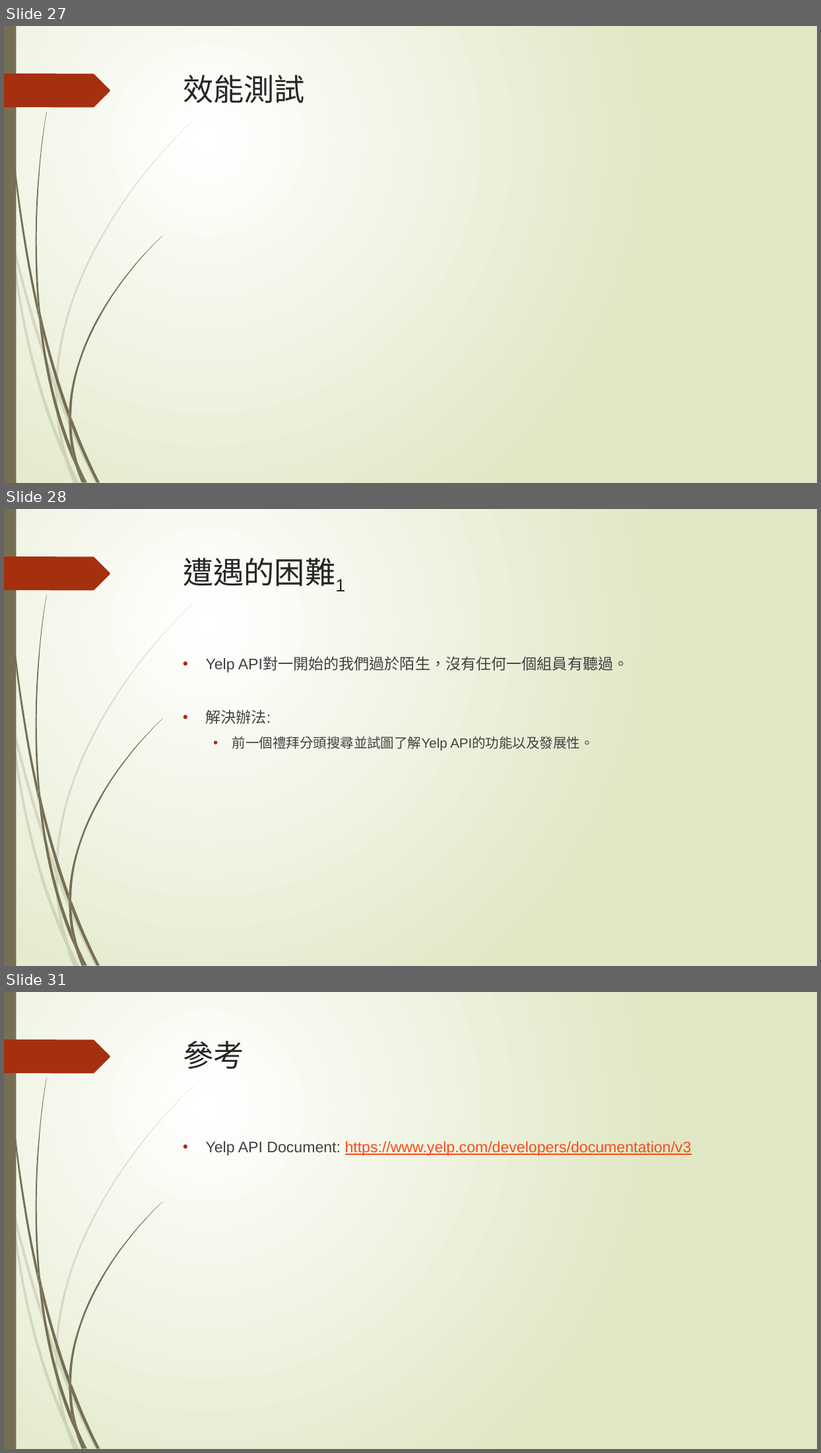
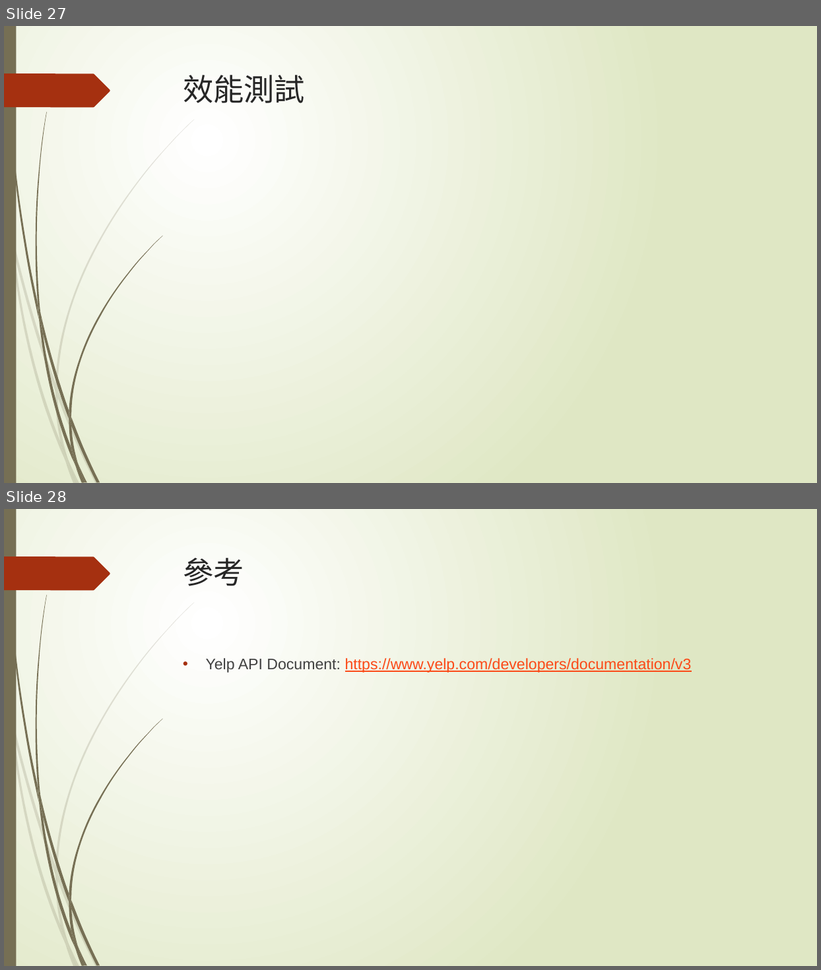
Before and after one commit to penut85420/WBSE_Project, a slide deck: 其他/YelpBlaBla.pptx. Shown one above the other, each under a label of ours: slides 27, 28 and 31 before the commit, slides 27 and 28 after it; the slides between them are not shown. The pictures are 821x1453 and 821x970 pixels, drawn with LibreOffice and Linux fonts; fonts in the diff are those of the drawing. Boxes give left, top, right and bottom in pixels: in the first picture for what was removed or moved away, otherwise in the second. Text is boxed around its words. In the diff, an @@ line names an element or a change of style, - is before the commit and + after.

```diff
--- a/其他/YelpBlaBla.pptx
+++ b/其他/YelpBlaBla.pptx
@@ slide 28 removed at box(4, 509, 817, 966), background gradient #FFFFFF to #DFE8C4; not listed: 24 template elements that a slide beside it also shows @@
@@ title removed at box(183, 558, 345, 591) @@
-遭遇的困難1
@@ text removed at box(206, 657, 629, 751) @@
-• Yelp API對一開始的我們過於陌生，沒有任何一個組員有聽過。
-• 解決辦法:
-  • 前一個禮拜分頭搜尋並試圖了解Yelp API的功能以及發展性。
@@ what was slide 31 is now slide 28 @@
```
Also in this commit, not shown: 4 slides changed, 2 other slides removed, 5 other files.
